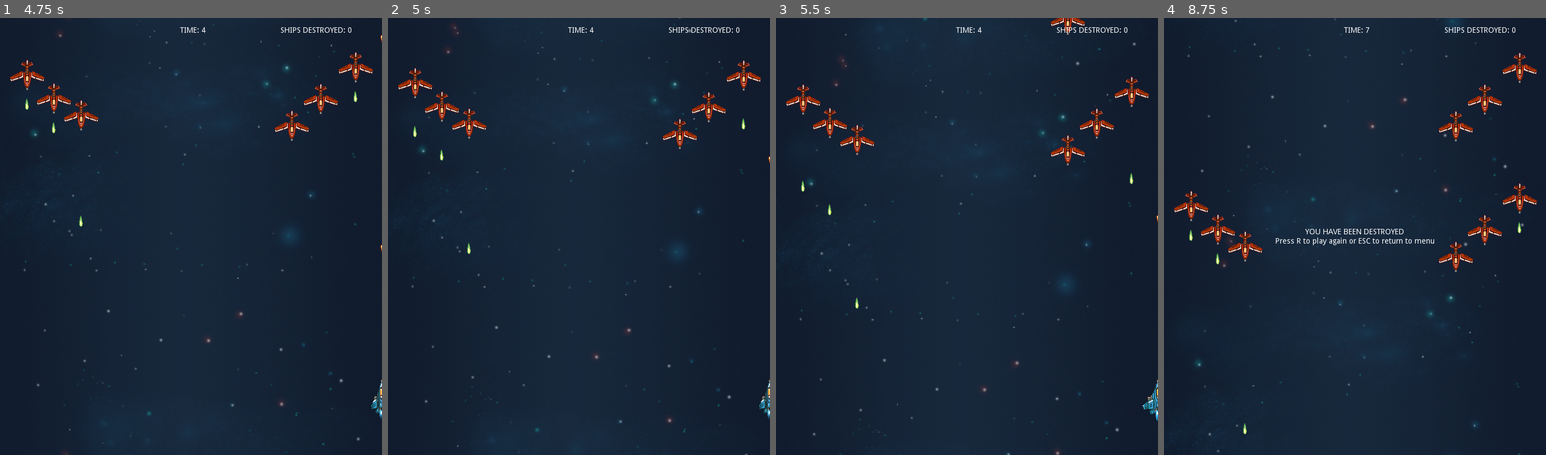
Above: before the commit, frames 1-4 (left to right).
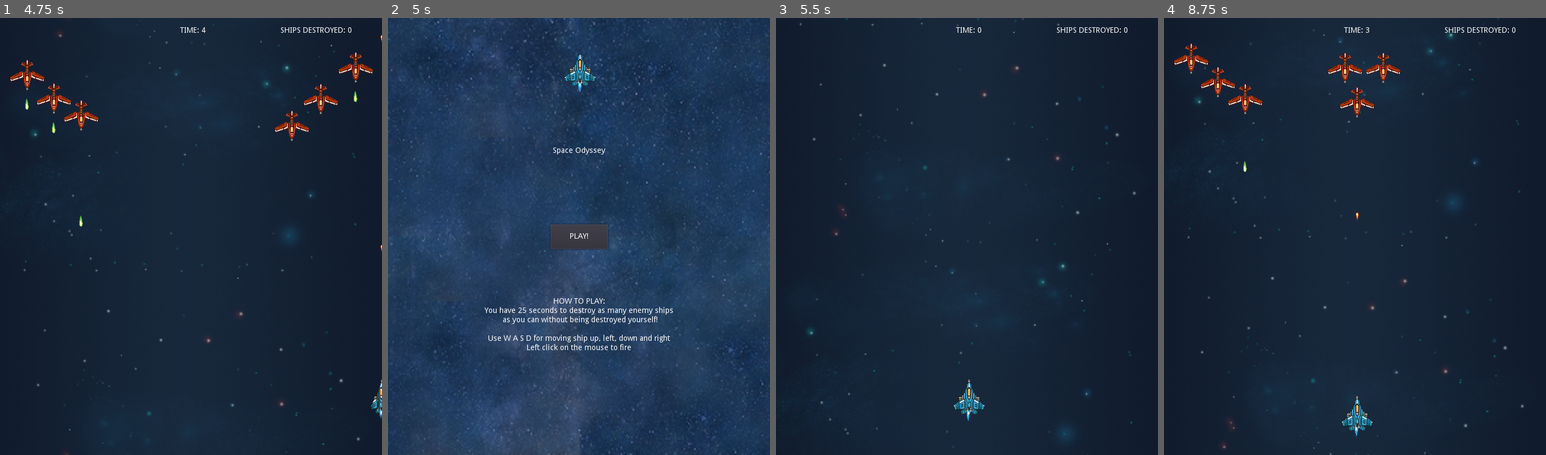
Above: after the commit, the same moments.

Repository: jdibble21/FP-Space-Odyssey
Game: Godot game, scene res://src/Menu.tscn
Same seed, same stepped clock (60 frames per second), same inputs: the game is played once before the commit and once after it.
Inputs (mouse positions are in pixels of both pictures, inside the frame that each line leads up to):
- Up to frame 1 (4.75 s): click "PLAY!" at 0.5 s; move the mouse to (275, 214) at 1.27 s; hold D (move_right) 1.28-2.03 s; click (275, 214) at 1.35 s; move the mouse to (114, 258) at 2.02 s; hold S (move_down) 2.03-2.78 s; click (114, 258) at 2.1 s; move the mouse to (229, 140) at 2.77 s; hold D (move_right) 2.78-3.53 s; click (229, 140) at 2.85 s; move the mouse to (171, 323) at 3.52 s; hold W (move_up) 3.53-4.28 s; click (171, 323) at 3.6 s; move the mouse to (305, 302) at 4.27 s; hold A (move_left) from 4.28 s (still down); click (305, 302) at 4.35 s
- Up to frame 2 (5 s): keep holding A (move_left); tap E (return_to_menu) at 4.9 s
- Up to frame 3 (5.5 s): release A (move_left) at 5 s; click (967, 236) at 5 s, where only the run after the commit has a clickable "PLAY!"
- Up to frame 4 (8.75 s): move the mouse to (1240, 170) at 5.77 s; hold A (move_left) 5.78-6.53 s; click (1240, 170) at 5.85 s; move the mouse to (1374, 236) at 6.52 s; hold S (move_down) 6.53-7.28 s; click (1374, 236) at 6.6 s; move the mouse to (1297, 127) at 7.27 s; hold D (move_right) 7.28-8.03 s; click (1297, 127) at 7.35 s; move the mouse to (1439, 214) at 8.02 s; hold W (move_up) from 8.03 s (still down); click (1439, 214) at 8.1 s

Frame 1 is identical in both runs. In frame 2, 93% of the frame differs, in the area x 0-100%, y 0-100%; in frame 3, 2.6%; in frame 4, 4.6%.

Commit message:
Refactor to add scene change

Diff:
--- a/project/src/LevelOne/LevelOne.gd
+++ b/project/src/LevelOne/LevelOne.gd
@@ -12,7 +12,7 @@
 
 onready var _HUD := $HUD
 onready var _background := $ParallaxBackground/ParallaxLayer
-
+onready var _menu_scene := load("res://src/Menu.tscn")
 func _ready():
 # warning-ignore:return_value_discarded
 	$Player.connect("player_defeated",self,"_on_player_defeat")
@@ -23,28 +23,44 @@
 	$MusicLoop.play()
 
 
+func _physics_process(_delta):
+	if _background.position.y >= 800:
+		_background.motion_offset.y = 0
+	_background.motion_offset.y += SPEED
+	$HUD/TimeLabel.text = "TIME: " + str(_HUD.rounded_time)
+	$HUD/ScoreLabel.text = "SHIPS DESTROYED: " + str(_ships_destroyed)
+
+
 func _process(_delta):
 	if Input.is_action_pressed("pause_game"):
 		_on_pause_pressed()
-	if _background.position.y >= 800:
-		_background.motion_offset.y = 0
-	_background.motion_offset.y += SPEED
-	# Update HUD values
-	$HUD/TimeLabel.text = "TIME: " + str(_HUD.rounded_time)
-	$HUD/ScoreLabel.text = "SHIPS DESTROYED: " + str(_ships_destroyed)
-	if _HUD.rounded_time >= 25:
-		$HUD/GameOverLabel.show()
-		$MusicLoop.stop()
-		get_tree().paused = true
+	if Input.is_action_pressed("return_to_menu"):
+		queue_free()
+		get_tree().get_root().add_child(_menu_scene.instance())
+	if _HUD.rounded_time >= 6:
+		_on_time_finished()
 
 
 func _on_player_defeat():
 	$HUD.set_process(false)
 	$MusicLoop.stop()
 	$HUD/DefeatLabel.show()
-	set_process(false)
+	$HUD/FinalScoreLabel.show()
+	$HUD/FinalScoreLabel.text = "Total Ships Destroyed: " + str(_ships_destroyed)
 	$ShipSpawns/FormationSpawnTimer.stop()
 	$Player.queue_free()
+
+
+func _on_time_finished():
+	$HUD/GameOverLabel.show()
+	$HUD/FinalScoreLabel.show()
+	$HUD/FinalScoreLabel.text = "Total Ships Destroyed: " + str(_ships_destroyed)
+	$MusicLoop.stop()
+	set_physics_process(false)
+	$ShipSpawns/FormationSpawnTimer.stop()
+	$Player/ShipExhaustSprite.hide()
+	$Player/ShipSprite.hide()
+	$Player.set_process(false)
 
 
 func _on_pause_pressed():
Not shown, removed: project/assets/sound_assets/495005__evretro__win-video-game-sound.wav.import
Not shown, removed: project/assets/sound_assets/495005__evretro__win-video-game-sound.wav
